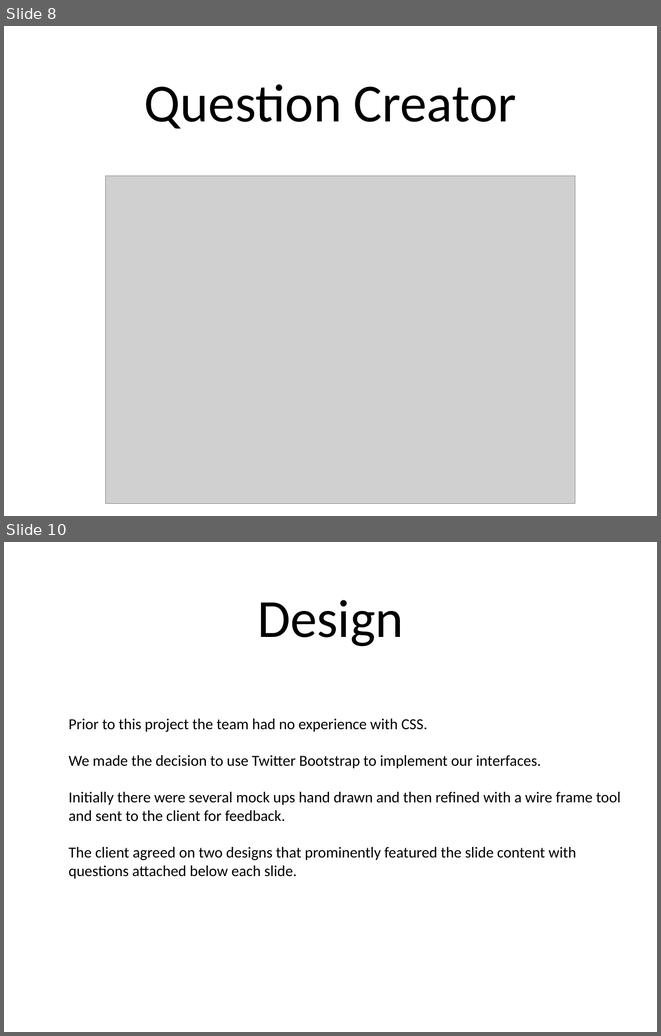
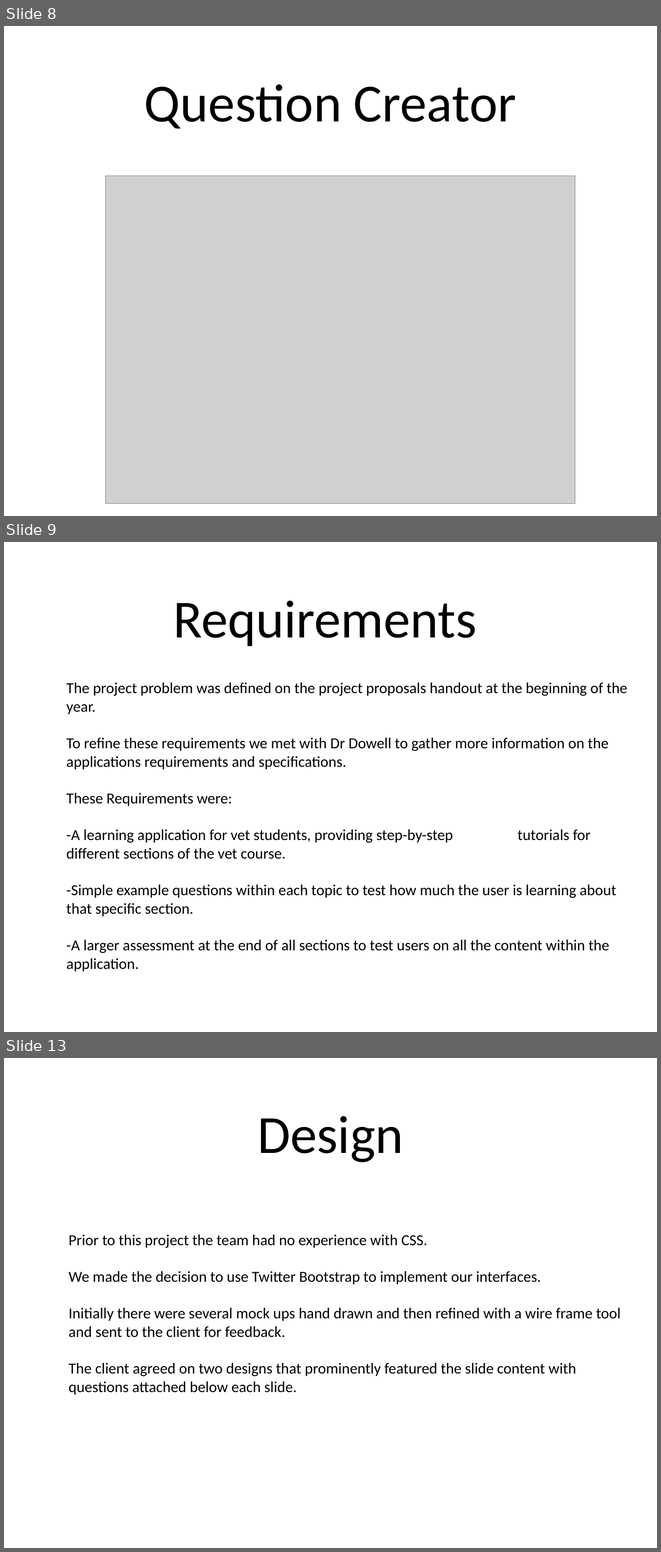
Before and after one commit to Stringsy/team-project, a slide deck: Documentation/Team V Project Presentation.ppt. Shown one above the other, each under a label of ours: slides 8 and 10 before the commit, slides 8, 9 and 13 after it; the slides between them are not shown. The pictures are 661x1036 and 661x1552 pixels, drawn with LibreOffice and Linux fonts; fonts in the diff are those of the drawing; grey boxes stand for pictures. Boxes give left, top, right and bottom in pixels: in the first picture for what was removed or moved away, otherwise in the second. Text is boxed around its words. In the diff, an @@ line names an element or a change of style, - is before the commit and + after.

Commit message:
Updated Powerpoint

```diff
--- a/Documentation/Team V Project Presentation.ppt
+++ b/Documentation/Team V Project Presentation.ppt
@@ slide 9 added at (x1=4, y1=542, x2=657, y2=1032), background #FFFFFF @@
@@ title added at (x1=173, y1=600, x2=477, y2=646), 84 pt, text #000000 @@
+Requirements
@@ text added at (x1=67, y1=682, x2=627, y2=971), 24 pt, text #000000 @@
+The project problem was defined on the project proposals handout at the beginning of the year.
+To refine these requirements we met with Dr Dowell to gather more information on the applications requirements and specifications.
+These Requirements were:
+-A learning application for vet students, providing step-by-step tutorials for different sections of the vet course.
+-Simple example questions within each topic to test how much the user is learning about that specific section.
+-A larger assessment at the end of all sections to test users on all the content within the application.
@@ what was slide 10 is now slide 13 @@
```
Also in this commit, not shown: 3 other slides added, 1 slide removed.
